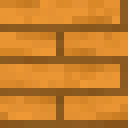
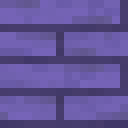
Revision of a layered (128, 128) image; what changed, layer by layer:
added layer "Amethyst Deceiver" above "Honey" over <box>0,0,128,128</box>
